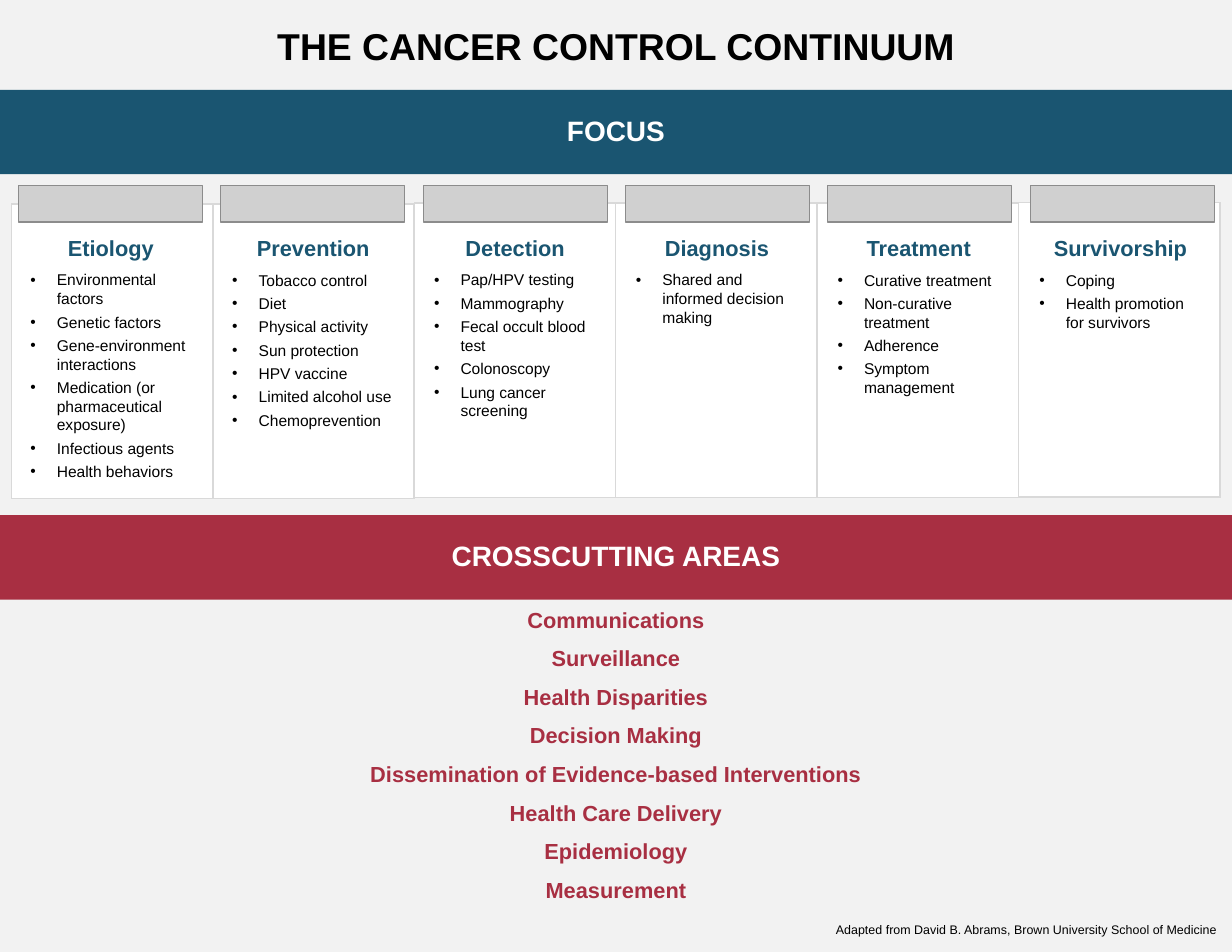
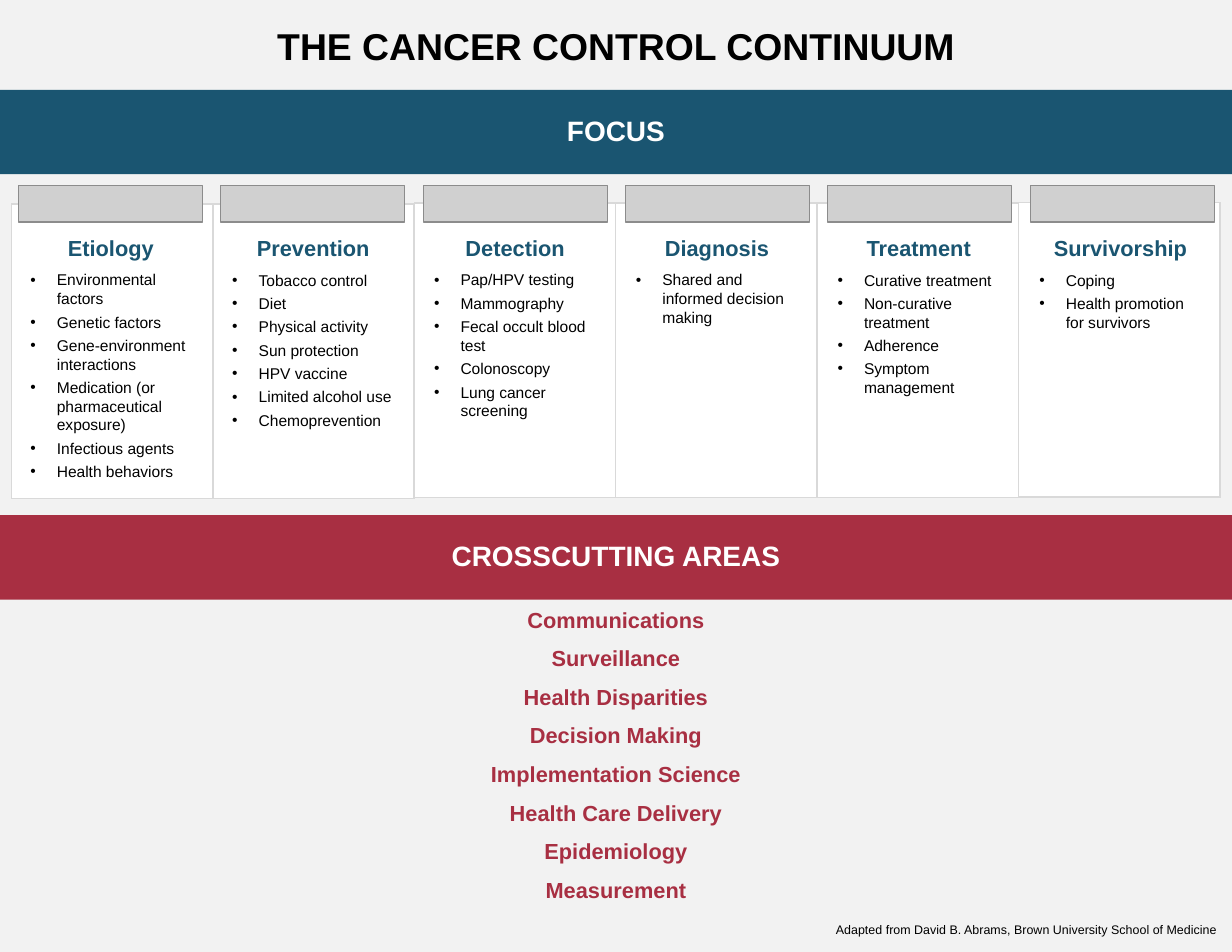
Before and after one commit to CBIIT/cancer_control_website, a slide deck: slide 1 of od/continuum.ppt. Drawn at 1232x952 pixels with LibreOffice and Linux fonts; fonts in the diff are those of the drawing; grey boxes stand for pictures. Boxes give left, top, right and bottom in pixels: in the first picture for what was removed or moved away, otherwise in the second. Text is boxed around its words. In the diff, an @@ line names an element or a change of style, - is before the commit and + after.

```diff
--- a/od/continuum.ppt
+++ b/od/continuum.ppt
@@ text at (491,766,740,787): text changed @@
-Dissemination of Evidence-based Interventions
+Implementation Science
```
Also in this commit, not shown: 1 other file.
